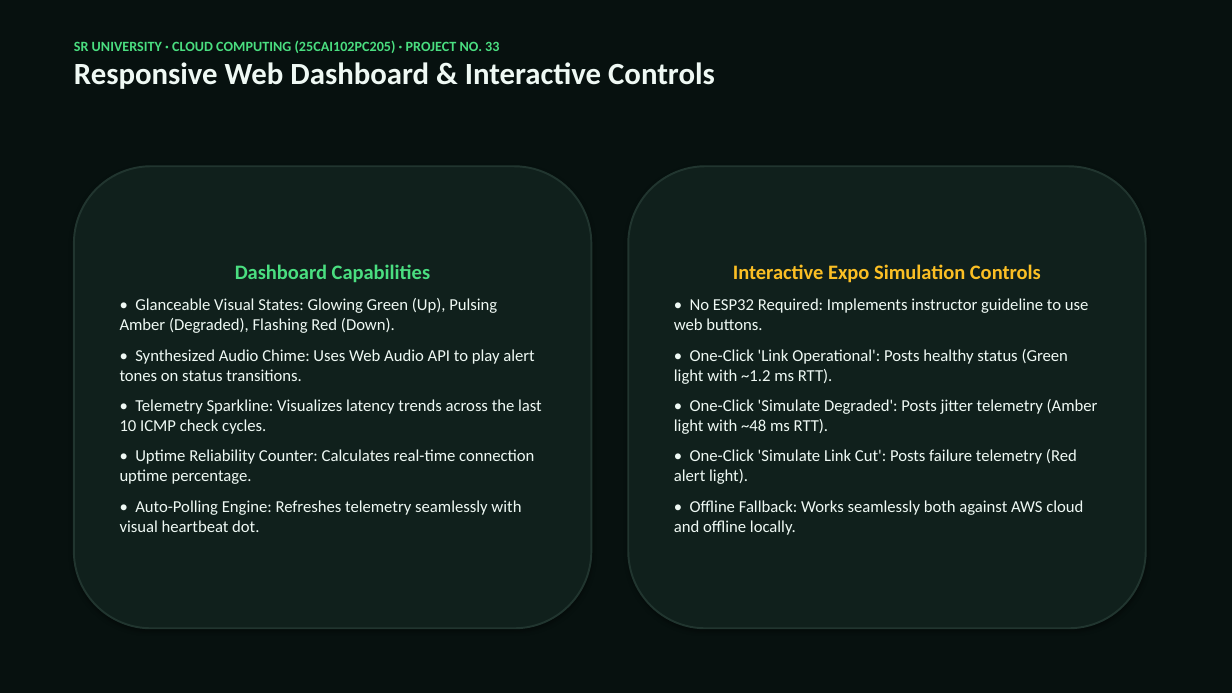
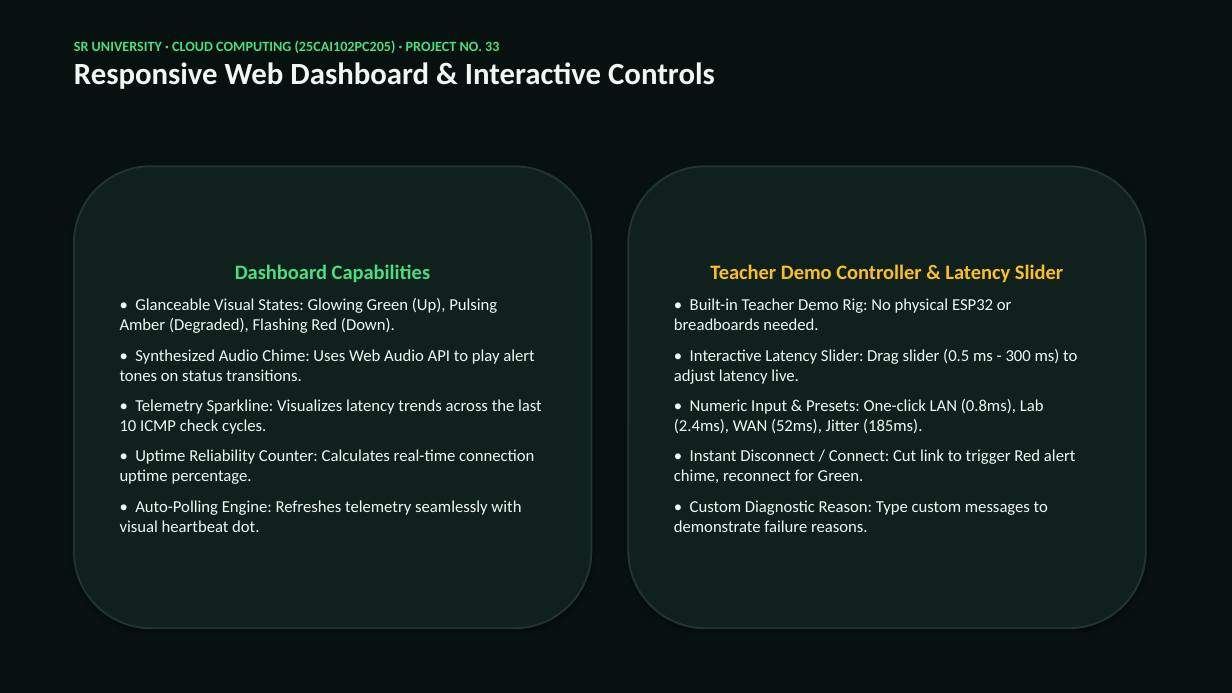
Before and after one commit to yeshwanthkushi25-glitch/netpulse-virtual-lab, a slide deck: slide 7 of NetPulse_Master_Presentation.pptx. Drawn at 1232x693 pixels with LibreOffice and Linux fonts; fonts in the diff are those of the drawing. Boxes give left, top, right and bottom in pixels: in the first picture for what was removed or moved away, otherwise in the second. Text is boxed around its words. In the diff, an @@ line names an element or a change of style, - is before the commit and + after.

Commit message:
feat(docs): sync presentation and submission package with teacher demo controls

```diff
--- a/NetPulse_Master_Presentation.pptx
+++ b/NetPulse_Master_Presentation.pptx
@@ text in rounded rectangle at [674, 264, 1077, 532]: text changed @@
-Interactive Expo Simulation Controls
-• No ESP32 Required: Implements instructor guideline to use web buttons.
-• One-Click 'Link Operational': Posts healthy status (Green light with ~1.2 ms RTT).
-• One-Click 'Simulate Degraded': Posts jitter telemetry (Amber light with ~48 ms RTT).
-• One-Click 'Simulate Link Cut': Posts failure telemetry (Red alert light).
-• Offline Fallback: Works seamlessly both against AWS cloud and offline locally.
+Teacher Demo Controller & Latency Slider
+• Built-in Teacher Demo Rig: No physical ESP32 or breadboards needed.
+• Interactive Latency Slider: Drag slider (0.5 ms - 300 ms) to adjust latency live.
+• Numeric Input & Presets: One-click LAN (0.8ms), Lab (2.4ms), WAN (52ms), Jitter (185ms).
+• Instant Disconnect / Connect: Cut link to trigger Red alert chime, reconnect for Green.
+• Custom Diagnostic Reason: Type custom messages to demonstrate failure reasons.
```
Also in this commit, not shown: 2 other files.
